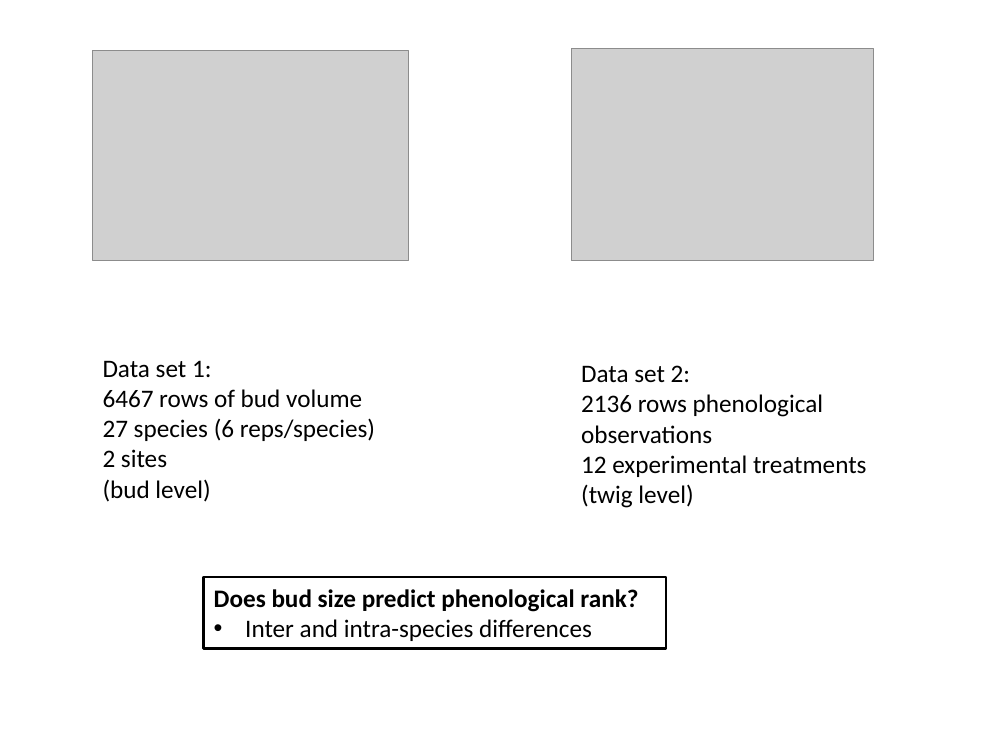
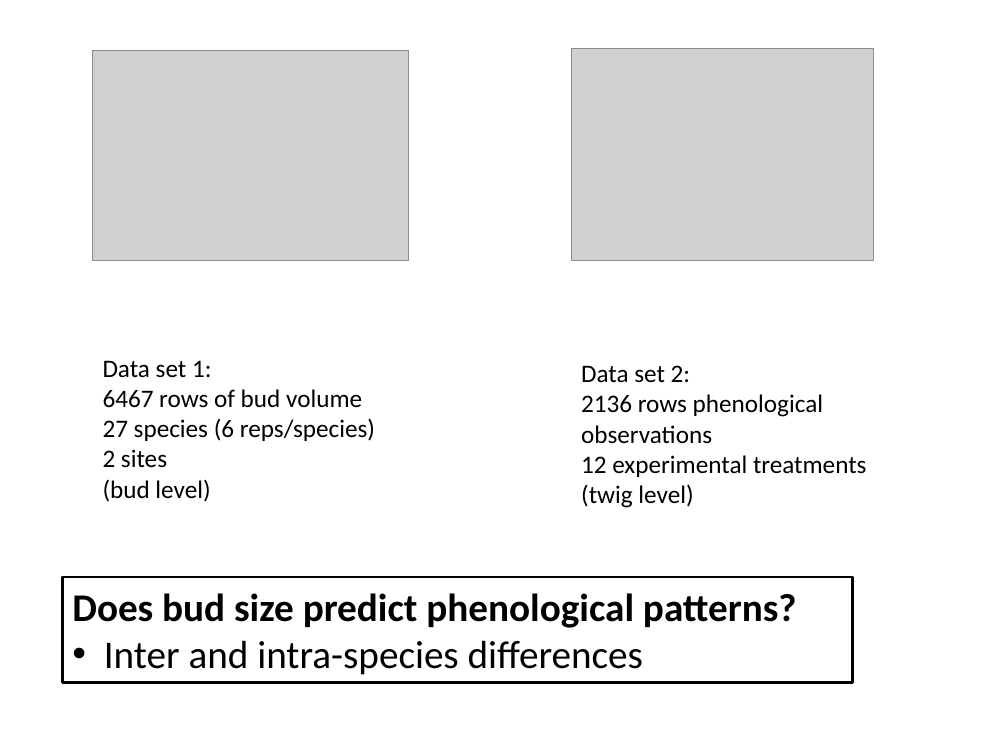
Before and after one commit to dbuona/twoohonebuds, a slide deck: slide 2 of 201update.pptx. Drawn at 1008x756 pixels with LibreOffice and Linux fonts; fonts in the diff are those of the drawing; grey boxes stand for pictures. Boxes give left, top, right and bottom in pixels: in the first picture for what was removed or moved away, otherwise in the second. Text is boxed around its words. In the diff, an @@ line names an element or a change of style, - is before the commit and + after.

```diff
--- a/201update.pptx
+++ b/201update.pptx
@@ rectangle "Does bud size predict phenological ..." resized from (x1=204, y1=577, x2=666, y2=648) to (x1=62, y1=577, x2=853, y2=681) @@
@@ text in rectangle at (x1=72, y1=593, x2=797, y2=628): text changed; size 18 to 28 pt @@
-Does bud size predict phenological rank?
+Does bud size predict phenological patterns?
@@ text in rectangle at (x1=104, y1=640, x2=643, y2=675): size 18 to 28 pt in "Inter and intra-species differences" @@
```
Also in this commit, not shown: 3 other slides changed, 5 slides added, 2 slides removed, 5 other files.
